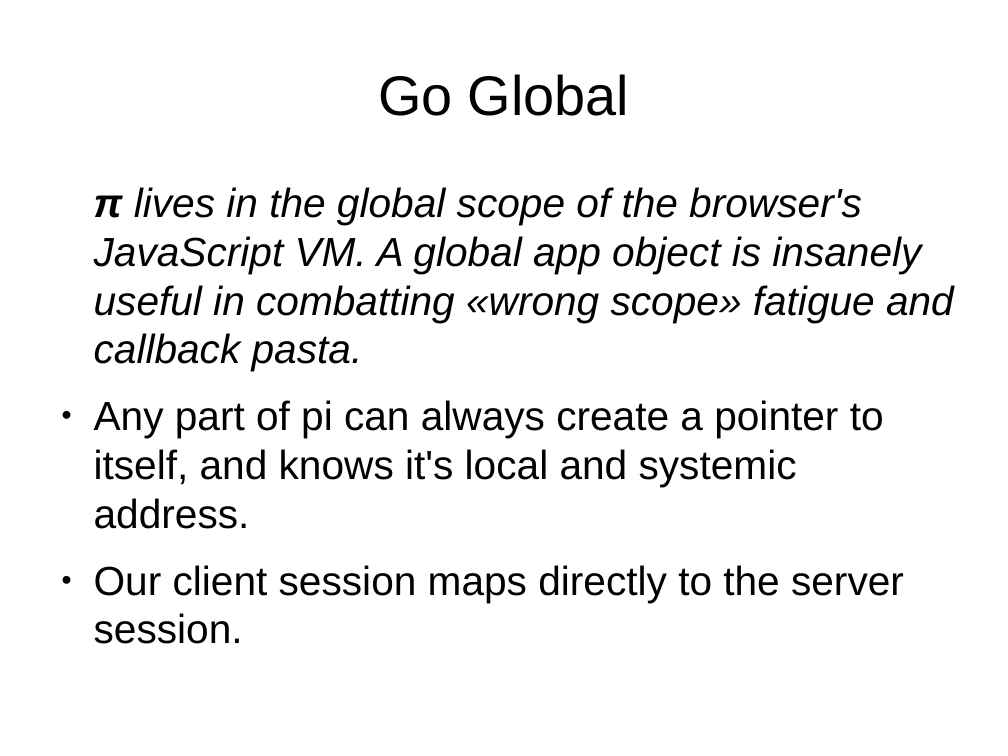
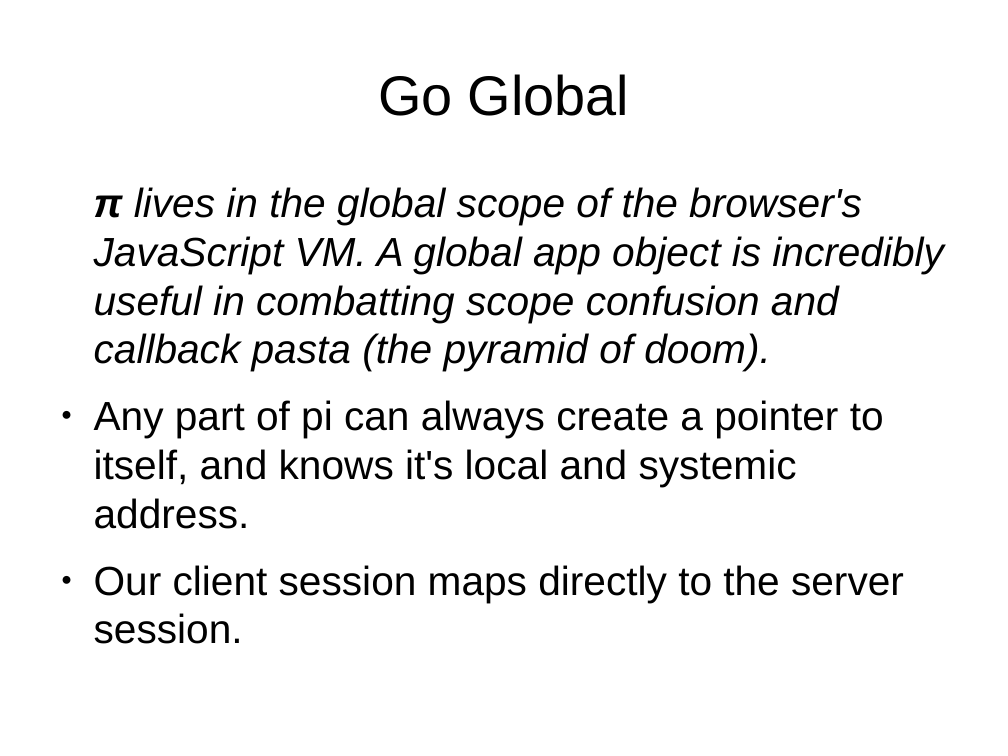
Before and after one commit to fillefrans/pi, a slide deck: slide 24 of doc/pi-presentation-sep-2013.odp (slide 25 before the commit). Drawn at 1008x756 pixels with LibreOffice and Linux fonts; fonts in the diff are those of the drawing. Boxes give left, top, right and bottom in pixels: in the first picture for what was removed or moved away, otherwise in the second. Text is boxed around its words. In the diff, an @@ line names an element or a change of style, - is before the commit and + after.

```diff
--- a/doc/pi-presentation-sep-2013.odp
+++ b/doc/pi-presentation-sep-2013.odp
@@ text at [94,187,944,371]: text changed @@
-π lives in the global scope of the browser's JavaScript VM. A global app object is insanely useful in combatting «wrong scope» fatigue and callback pasta.
+π lives in the global scope of the browser's JavaScript VM. A global app object is incredibly useful in combatting scope confusion and callback pasta (the pyramid of doom).
```
Also in this commit, not shown: 5 other slides changed, 1 slide removed, 11 other files.
